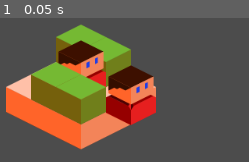
Above: before the commit, frame 1.
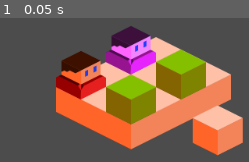
Above: after the commit, the same moment.

Repository: Pandaqi/Into-My-Arms
Game: Godot game, scene res://Main.tscn
The game is run twice, just before and just after one commit, with the same random seed, the same clock (stepped at 60 frames per second) and the same inputs.
Inputs:
- Up to frame 1 (0.05 s): no input

The runs differ from the first frame. In frame 1, 56% of the frame differs, in the area x 2-98%, y 4-96%.

Commit message:
Desperately tried to make lighting work
I made two unique players with better spritesheets and fixed some bugs with the system.

But I've mostly been trying to create a shader for isometric lighting for HOURS. I got close several times, only to realise it wasn't going to work.

Hopefully I figure it out tomorrow, otherwise I'll just pretend lighting was never a planned feature and move on.

Diff:
--- a/Main.tscn
+++ b/Main.tscn
@@ -1,8 +1,76 @@
-[gd_scene load_steps=4 format=2]
+[gd_scene load_steps=15 format=2]
 
-[ext_resource path="res://TilesetLALA.tres" type="TileSet" id=1]
-[ext_resource path="res://Player.tscn" type="PackedScene" id=2]
-[ext_resource path="res://Scripts/Camera.gd" type="Script" id=3]
+[ext_resource path="res://TilesetBLUP.tres" type="TileSet" id=1]
+[ext_resource path="res://Player1.tscn" type="PackedScene" id=2]
+[ext_resource path="res://Player2.tscn" type="PackedScene" id=3]
+[ext_resource path="res://Scripts/Camera.gd" type="Script" id=4]
+[ext_resource path="res://Textures/light2.png" type="Texture" id=5]
+[ext_resource path="res://Textures/New_Normal_Map.png" type="Texture" id=7]
+[ext_resource path="res://Textures/tileset.png" type="Texture" id=8]
+[ext_resource path="res://Shaders/WallTile.shader" type="Shader" id=9]
+
+[sub_resource type="Shader" id=1]
+code = "shader_type canvas_item;
+
+void light() {
+	// the tile half size in pixels
+	vec2 tile_vec = vec2(64, 32);
+
+	// compute a 3D postion fot thelight
+	vec3 light_3d = vec3(-LIGHT_VEC.x, LIGHT_HEIGHT, LIGHT_VEC.y);
+
+	//rotate the normal map to the same coordinates as the pseudo 3d ponit
+	//this could be optimized
+	float r = asin(tile_vec.y/tile_vec.x);
+	mat3 rot_mat = mat3( vec3(1,0,0), vec3(0,cos(r),-sin(r)), vec3(0,sin(r),cos(r)));
+	vec3 n =  rot_mat * NORMAL;
+	n.y=-n.y;
+
+	//compute diffuse light
+	float dp = max(dot(normalize(n),-normalize(light_3d)),0);
+	LIGHT=vec4(vec3(dp),1.0) * texture(TEXTURE, UV) * LIGHT_COLOR * 3.0;
+}
+"
+
+[sub_resource type="ShaderMaterial" id=2]
+shader = SubResource( 1 )
+
+[sub_resource type="ShaderMaterial" id=3]
+shader = ExtResource( 9 )
+
+[sub_resource type="OccluderPolygon2D" id=4]
+closed = false
+polygon = PoolVector2Array( -64, 0, 0, 32, 64, 0 )
+
+[sub_resource type="TileSet" id=5]
+0/name = "Sprite"
+0/texture = ExtResource( 8 )
+0/normal_map = ExtResource( 7 )
+0/tex_offset = Vector2( -64, -96 )
+0/material = SubResource( 2 )
+0/modulate = Color( 1, 1, 1, 1 )
+0/region = Rect2( 0, 0, 128, 128 )
+0/tile_mode = 0
+0/occluder_offset = Vector2( 0, 0 )
+0/navigation_offset = Vector2( 0, 0 )
+0/shapes = [  ]
+0/z_index = 0
+1/name = "Sprite2"
+1/texture = ExtResource( 8 )
+1/normal_map = ExtResource( 7 )
+1/tex_offset = Vector2( -64, -96 )
+1/material = SubResource( 3 )
+1/modulate = Color( 0.521569, 1, 0, 1 )
+1/region = Rect2( 0, 0, 128, 128 )
+1/tile_mode = 0
+1/occluder_offset = Vector2( 0, 0 )
+1/occluder = SubResource( 4 )
+1/navigation_offset = Vector2( 0, 0 )
+1/shapes = [  ]
+1/z_index = 0
+
+[sub_resource type="ShaderMaterial" id=7]
+shader = ExtResource( 9 )
 
 [node name="Node2D" type="Node2D"]
 
@@ -15,7 +83,7 @@
 cell_tile_origin = 1
 cell_y_sort = true
 format = 1
-tile_data = PoolIntArray( -65529, 0, 0, -65528, 0, 0, -65527, 0, 0, 7, 0, 0, 8, 0, 0, 9, 0, 0, 65543, 0, 0, 65544, 0, 0, 65545, 0, 0 )
+tile_data = PoolIntArray( -131066, 0, 0, -131065, 0, 0, -131064, 0, 0, -65530, 0, 0, -65529, 0, 0, -65528, 0, 0, 6, 0, 0, 7, 0, 0, 8, 0, 0, 65542, 0, 0, 65543, 0, 0, 65544, 0, 0 )
 
 [node name="Level1" type="TileMap" parent="." groups=[
 "TileMaps",
@@ -26,19 +94,49 @@
 cell_tile_origin = 1
 cell_y_sort = true
 format = 1
-tile_data = PoolIntArray( -131066, 1, 0, -131065, 1, 0, 7, 1, 0, 8, 1, 0 )
+tile_data = PoolIntArray( -131065, 1, 0, 7, 1, 0 )
 
 [node name="Player" parent="Level1" instance=ExtResource( 2 )]
-position = Vector2( 448.888, 191.197 )
-CUR_HEIGHT = 1
+position = Vector2( 321.652, 191.253 )
 
-[node name="Player2" parent="Level1" instance=ExtResource( 2 )]
-position = Vector2( 578.528, 252.139 )
-CUR_HEIGHT = 1
-PLAYER_NUM = 1
+[node name="Player2" parent="Level1" instance=ExtResource( 3 )]
+position = Vector2( 448.85, 124.836 )
+
+[node name="Level2" type="TileMap" parent="." groups=[
+"TileMaps",
+]]
+position = Vector2( 0, -1 )
+mode = 1
+tile_set = ExtResource( 1 )
+cell_size = Vector2( 128, 64 )
+cell_tile_origin = 1
+cell_y_sort = true
+format = 1
+
+[node name="EmptyTilemap" type="TileMap" parent="." groups=[
+"TileMaps",
+]]
+mode = 1
+tile_set = SubResource( 5 )
+cell_size = Vector2( 128, 64 )
+cell_tile_origin = 1
+cell_y_sort = true
+format = 1
 
 [node name="Camera2D" type="Camera2D" parent="."]
 position = Vector2( 501.44, 269.359 )
 current = true
 zoom = Vector2( 2, 2 )
-script = ExtResource( 3 )
+script = ExtResource( 4 )
+
+[node name="Sprite" type="Sprite" parent="."]
+material = SubResource( 7 )
+position = Vector2( 669.694, 303.222 )
+texture = ExtResource( 8 )
+
+[node name="Light2D" type="Light2D" parent="."]
+position = Vector2( 673.165, 283.458 )
+scale = Vector2( 0.965543, 1.33692 )
+texture = ExtResource( 5 )
+color = Color( 0.0117647, 0.396078, 1, 1 )
+shadow_enabled = true
--- a/Player.tscn
+++ b/Player1.tscn
@@ -10,7 +10,7 @@
 ]]
 position = Vector2( 385.421, 156.29 )
 texture = ExtResource( 1 )
-offset = Vector2( 0, -44 )
+offset = Vector2( 0, -32 )
 hframes = 4
 script = ExtResource( 2 )
 CUR_HEIGHT = 3
--- /dev/null
+++ b/Player2.tscn
@@ -0,0 +1,8 @@
+[gd_scene load_steps=3 format=2]
+
+[ext_resource path="res://Player1.tscn" type="PackedScene" id=1]
+[ext_resource path="res://Textures/player_spritesheet_2.png" type="Texture" id=2]
+
+[node name="Player" index="0" instance=ExtResource( 1 )]
+texture = ExtResource( 2 )
+PLAYER_NUM = 1
--- a/Scripts/Player.gd
+++ b/Scripts/Player.gd
@@ -19,7 +19,7 @@
 # Also keep track of our current POSITION
 var FORWARD_DIR = 0
 var TILEMAP_POS = Vector3.ZERO
-export (int) var CUR_HEIGHT = 1
+var CUR_HEIGHT = 1
 
 export (int) var PLAYER_NUM = 0
 
@@ -41,6 +41,10 @@
 
 	# and snap it to the position we found
 	set_position( tilemap.map_to_world(TILEMAP_POS) + player_offset )
+
+	# grab height from our tilemap
+	# tilemaps are named "LevelX" => we only want the X, parsed as an int
+	CUR_HEIGHT = int( tilemap.get_name().substr(5,1) )
 
 	# intialize a faster speed for animations
 	# $AnimationPlayer.set_speed_scale(2.5)
--- /dev/null
+++ b/Shaders/FloorTile.shader
@@ -0,0 +1,44 @@
+shader_type canvas_item;
+
+uniform sampler2D normal;
+uniform vec2 tile_vec = vec2(64.0, 32.0); // the tile half size in pixels
+
+void fragment() {
+//	vec2 ywnormal = texture(normal, UV).wy * vec2(2.0,2.0) - vec2(1.0,1.0);
+//	NORMAL = vec3(ywnormal, sqrt(1.0 - (ywnormal.x * ywnormal.x) - (ywnormal.y * ywnormal.y) ));
+//
+//	COLOR = vec4(NORMAL.x, NORMAL.x, NORMAL.x, 1.0);
+//	COLOR = vec4(NORMAL.y, NORMAL.y, NORMAL.y, 1.0);
+//	COLOR = vec4(NORMAL.z, NORMAL.z, NORMAL.z, 1.0);
+}
+
+void light() {
+//	// compute a 3D postion for the light
+	vec3 light_3d = vec3(-LIGHT_VEC.x, LIGHT_HEIGHT, LIGHT_VEC.y);
+//
+//	// rotate the normal map to the same coordinates as the pseudo 3d point
+//	// this could be optimized
+
+	// FIRST, it finds the angle of the isomatric grid
+	//  => in our case, we have the standard 2:1 ratio, which gives  us 30 degrees
+	float r = asin(tile_vec.y/tile_vec.x);
+
+	// THEN, it rotates this amount around the X-axis
+	mat3 rot_mat = mat3( vec3(1,0,0), vec3(0,cos(r),-sin(r)), vec3(0,sin(r),cos(r)));
+
+	// THEN, it applies this rotation to the normal
+	vec3 n = rot_mat * NORMAL;
+
+	// FINALLY, it flips the Y-axis
+	// WHY????
+	n.y = -n.y;
+
+//	//compute diffuse light
+	// CALCULATE dot product between normal and inverse light direction
+	//   => the closer it is to 1, the more they are parallel, and thus the more light should hit this surface
+	//   => if, instead, they are (near) anti-parallel, this value will be near -1, so dp keeps the numbers positive
+	float dp = max( dot(normalize(n), -normalize(light_3d)), 0);
+
+	// And then, simply apply this light over the existing texture, mix the light color, and amplify (*3.0)
+	LIGHT = vec4( vec3(dp), 1.0) * texture(TEXTURE, UV) * LIGHT_COLOR * 3.0;
+}
--- /dev/null
+++ b/Shaders/WallTile.shader
@@ -0,0 +1,83 @@
+shader_type canvas_item;
+
+varying vec2 VAR1;
+
+void vertex() {
+	// NOTE: Vertices are in LOCAL coordinates, seen from the CENTER/PIVOT POINT of the object
+	// In our case: width = (-64, 64) and height = (-64, 64)
+	VAR1 = VERTEX;
+}
+
+//void fragment() {
+//	COLOR = vec4(NORMAL.z, NORMAL.z, NORMAL.z, 1.0);
+//}
+
+void light() {
+	// LINK ON CARTESION->ISOMETRIC: https://stackoverflow.com/questions/31577053/convert-cartesian-width-and-height-to-isometric
+
+	/* THIS IS THE PLAN:
+	*
+	* First,  a simple case: pretend the light is on the same "height level" as us
+		* Grab the LIGHT_VEC
+		* This is in _cartesian coordinates_ (regular screen coordinates)
+		* Convert them to _isometric coordinates_ with these formulas:
+			* isoX = carX + carY
+			* isoY = carY - carX * 0.5
+		* If we pretend we have a 3 axis system, with X = BACK, Y = TOP, Z = SIDE, we now know the light position: (isoX, 0, isoY)
+
+	* Important: check if the above algorithm works!
+		* Make each fragment display the DISTANCE to the light vector, and we should see fragments further away become darker
+		* Check this for all axes separately
+
+	*/
+
+
+
+
+
+
+
+
+
+
+
+	// this is the half size of the tile in pixels
+	vec2 tile_vec = vec2(64, 32);
+
+	// convert vertex to point in 2D
+	// take the lowest Y-point (64), and subtract the other coordinates from that,
+	// so that the Y value gets higher and higher further up the object
+	vec2 point_2d = vec2(VAR1.x, (64.0 - VAR1.y));
+
+	// Because our isometric view is 2:1, the Y offset is always 1/2 * X offset
+	// WHY THE ABSOLUTE VALUE?!?
+	float y_ofs = abs(VAR1.x * 0.5);
+
+	// compute a pseudo 3D point for both the light and the texel
+	// this makes the normalmap calculation work properly
+	vec3 point_3d = vec3( point_2d.x, point_2d.y - y_ofs, y_ofs );
+	vec3 light_3d = vec3( point_2d.x - LIGHT_VEC.x, LIGHT_HEIGHT, (-(VAR1.y - (LIGHT_VEC.y)) + 64.0));
+
+	// this could be optimized
+	// a rotation matrix is created to convert the normalmap vector
+	// to the same coordinate space as our pseudo 3d point and light
+	float r = asin(0.5);
+	mat3 rot_mat = mat3( vec3(1,0,0), vec3(0,cos(r),-sin(r)), vec3(0,sin(r),cos(r)));
+	vec3 n = rot_mat * NORMAL;
+	n.y = -n.y;
+
+	// CHANGES I MADE
+	// Swapped "COLOR" for "texture(TEXTURE, UV)", as that has worked before
+
+	// finally compute the dot product. Simple diffuse is computed here,
+	// but specular could be added and it will look prettier
+	float dp = max( dot(normalize(n), -normalize(light_3d-point_3d)), 0);
+	LIGHT = vec4( vec3(dp), 1.0) * texture(TEXTURE, UV) * LIGHT_COLOR * 3.0;
+
+	//finally, after light was computed, make the light "flat"
+	//this makes the shadows work properly
+	//the +2 is added to avoid z-fighting between caster and pseudo 3d coords.
+	// LIGHT_VEC.y += point_3d.y + 2.0;
+
+	//SHADOW_VEC = LIGHT_VEC;
+}
--- a/Tileset.tres
+++ /dev/null
@@ -1,15 +0,0 @@
-[gd_resource type="TileSet" load_steps=2 format=2]
-
-[ext_resource path="res://Textures/tileset.png" type="Texture" id=1]
-
-[resource]
-0/name = "Sprite"
-0/texture = ExtResource( 1 )
-0/tex_offset = Vector2( 0, 0 )
-0/modulate = Color( 1, 1, 1, 1 )
-0/region = Rect2( 0, 0, 460, 460 )
-0/tile_mode = 0
-0/occluder_offset = Vector2( 0, 0 )
-0/navigation_offset = Vector2( 0, 0 )
-0/shapes = [  ]
-0/z_index = 0
--- a/Tileset.tscn
+++ b/Tileset.tscn
@@ -1,17 +1,20 @@
-[gd_scene load_steps=2 format=2]
+[gd_scene load_steps=3 format=2]
 
-[ext_resource path="res://Textures/tileset.png" type="Texture" id=1]
+[ext_resource path="res://Textures/New_Normal_Map.png" type="Texture" id=1]
+[ext_resource path="res://Textures/tileset.png" type="Texture" id=2]
 
 [node name="Node2D" type="Node2D"]
 
 [node name="Sprite" type="Sprite" parent="."]
-texture = ExtResource( 1 )
+texture = ExtResource( 2 )
+normal_map = ExtResource( 1 )
 centered = false
-offset = Vector2( -64, -96 )
+offset = Vector2( 0, -64 )
 
 [node name="Sprite2" type="Sprite" parent="."]
-modulate = Color( 0.462745, 0.960784, 0.305882, 1 )
-position = Vector2( 197.671, 4.54413 )
-texture = ExtResource( 1 )
+modulate = Color( 0.521569, 1, 0, 1 )
+position = Vector2( 197.671, 0.153871 )
+texture = ExtResource( 2 )
+normal_map = ExtResource( 1 )
 centered = false
-offset = Vector2( -64, -96 )
+offset = Vector2( 0, -64 )
--- /dev/null
+++ b/TilesetBLUP.tres
@@ -0,0 +1,28 @@
+[gd_resource type="TileSet" load_steps=3 format=2]
+
+[ext_resource path="res://Textures/New_Normal_Map.png" type="Texture" id=1]
+[ext_resource path="res://Textures/tileset.png" type="Texture" id=2]
+
+[resource]
+0/name = "Sprite"
+0/texture = ExtResource( 2 )
+0/normal_map = ExtResource( 1 )
+0/tex_offset = Vector2( 0, -64 )
+0/modulate = Color( 1, 1, 1, 1 )
+0/region = Rect2( 0, 0, 128, 128 )
+0/tile_mode = 0
+0/occluder_offset = Vector2( 0, 0 )
+0/navigation_offset = Vector2( 0, 0 )
+0/shapes = [  ]
+0/z_index = 0
+1/name = "Sprite2"
+1/texture = ExtResource( 2 )
+1/normal_map = ExtResource( 1 )
+1/tex_offset = Vector2( 0, -64 )
+1/modulate = Color( 0.521569, 1, 0, 1 )
+1/region = Rect2( 0, 0, 128, 128 )
+1/tile_mode = 0
+1/occluder_offset = Vector2( 0, 0 )
+1/navigation_offset = Vector2( 0, 0 )
+1/shapes = [  ]
+1/z_index = 0
--- a/TilesetLALA.tres
+++ /dev/null
@@ -1,25 +0,0 @@
-[gd_resource type="TileSet" load_steps=2 format=2]
-
-[ext_resource path="res://Textures/tileset.png" type="Texture" id=1]
-
-[resource]
-0/name = "Sprite"
-0/texture = ExtResource( 1 )
-0/tex_offset = Vector2( -64, -96 )
-0/modulate = Color( 1, 1, 1, 1 )
-0/region = Rect2( 0, 0, 128, 128 )
-0/tile_mode = 0
-0/occluder_offset = Vector2( 0, 0 )
-0/navigation_offset = Vector2( 0, 0 )
-0/shapes = [  ]
-0/z_index = 0
-1/name = "Sprite2"
-1/texture = ExtResource( 1 )
-1/tex_offset = Vector2( -64, -96 )
-1/modulate = Color( 0.462745, 0.960784, 0.305882, 1 )
-1/region = Rect2( 0, 0, 128, 128 )
-1/tile_mode = 0
-1/occluder_offset = Vector2( 0, 0 )
-1/navigation_offset = Vector2( 0, 0 )
-1/shapes = [  ]
-1/z_index = 0
Binary file added: Textures/Grayscale_Normal_Map.png
Not shown, added: Textures/Grayscale_Normal_Map.png.import
Binary file added: Textures/New_Normal_Map.png
Not shown, added: Textures/New_Normal_Map.png.import
Binary file added: Textures/Normal_Map.png
Not shown, added: Textures/Normal_Map.png.import
Binary file added: Textures/light2.png
Not shown, added: Textures/light2.png.import
Binary file added: Textures/light_mask.png
Not shown, added: Textures/light_mask.png.import
Binary file added: Textures/player_spritesheet - old.png
Not shown, added: Textures/player_spritesheet - old.png.import
(and 7 more such lines)
